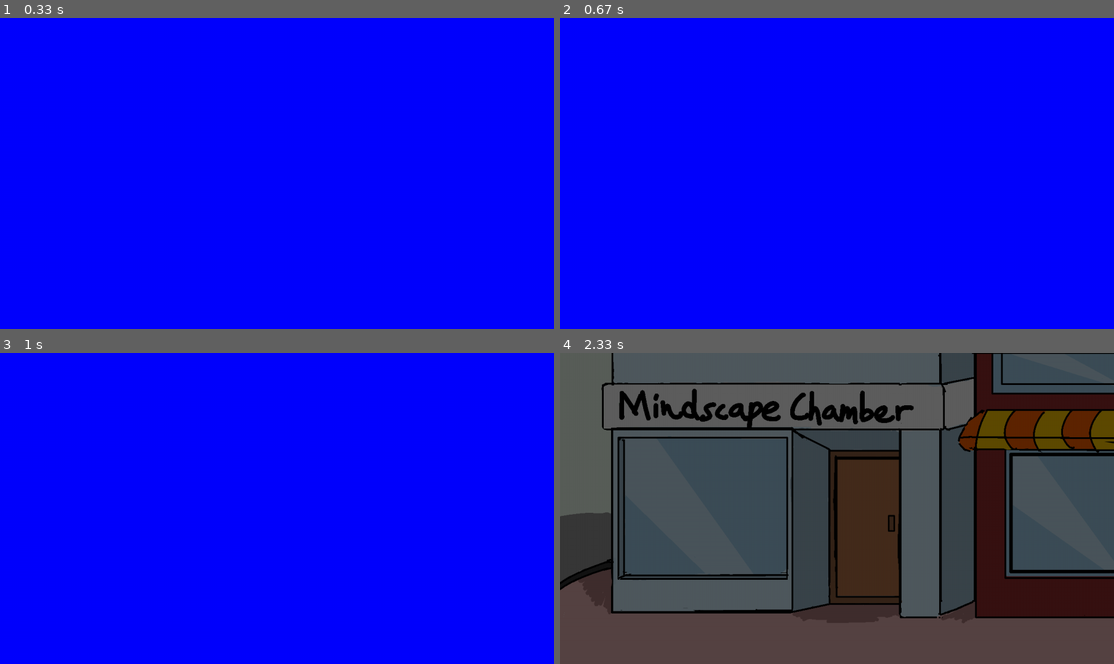
Above: before the commit, frames 1-4 (two rows, left to right).
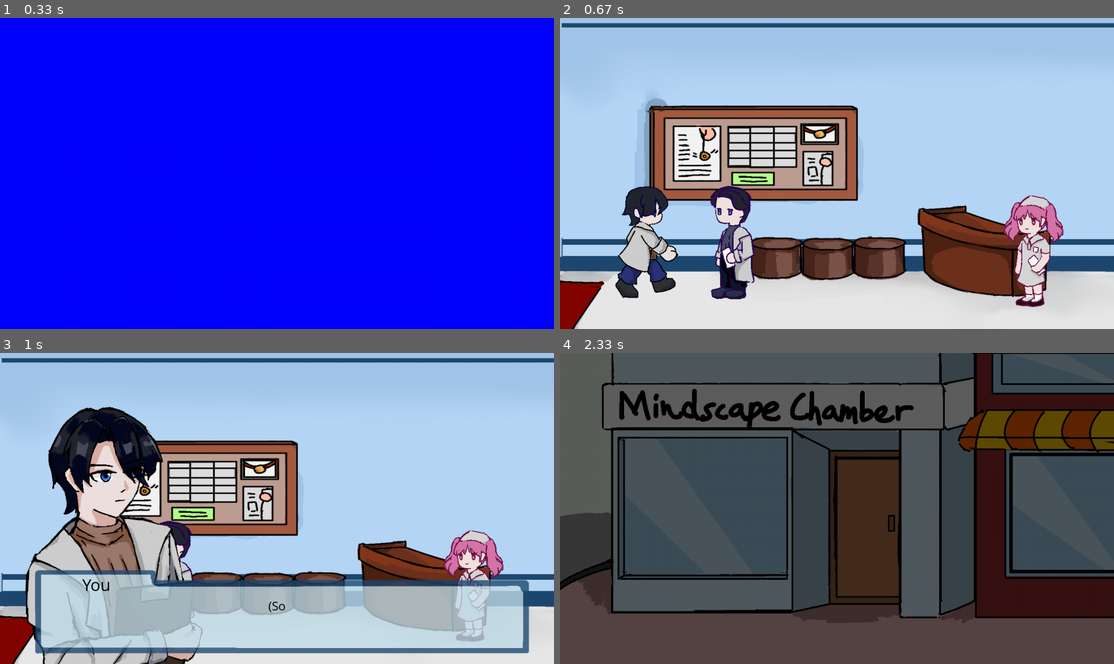
Above: after the commit, the same moments.

Repository: JoyYU271/2510-CSP1123-3-09
Game: pygame game, started from Intro1.py
The game is run twice, just before and just after one commit, with the same random seed, the same clock (stepped at 60 frames per second) and the same inputs.
Inputs:
- Up to frame 1 (0.33 s): no input
- Up to frame 2 (0.67 s): hold L from 0.33 s (still down); hold D from 0.33 s (still down)
- Up to frame 3 (1 s): release L at 0.8 s; release D at 0.8 s; tap Space at 0.83 s
- Up to frame 4 (2.33 s): tap T at 1.17 s; hold Esc 1.5-1.97 s; hold D 1.5-1.97 s; tap I at 2 s

Frame 1 is identical in both runs. In frame 2, 100% of the frame differs, in the area x 0-100%, y 0-100%; in frame 3, 100%; in frame 4, nothing differs.

Commit message:
Dean animation can't work

Diff:
--- a/Intro1.py
+++ b/Intro1.py
@@ -1,7 +1,7 @@
 import pygame
 import sys
 from pygame.locals import *
-from character_movement import *
+import character_movement
 import json
 
 
@@ -21,7 +21,7 @@
 
 dialog_box_img = pygame.image.load("picture/Character Dialogue/dialog boxxx.png").convert_alpha()
 
-player = doctor(100,520,4.5)
+player = character_movement.doctor(100,520,4.5)
 player.name = "You" # remember to put in class doctor
 moving_left = False
 moving_right = False
@@ -589,21 +589,13 @@
 
 npc_manager = NPCManager()
 
-nuva = NPC(1090,540,"Nuva")
-dean = NPC(400,520,"Dean")
 #patient1 = NPC(1000,500,"Zheng")
 #patient2 = NPC(400,500,"Emma")
 
 current_dialogue = None
 
-npc_manager.add_npc(nuva)
-npc_manager.add_npc(dean)
 #npc_manager.add_npc(patient1)
 #npc_manager.add_npc(patient2)
-
-dean_interacted = False
-
-current_dialogue = None
 
 class Game:
     def __init__(self):
@@ -622,24 +614,36 @@
 
         self.states = {'intro':self.intro, 'start':self.start, 'level':self.level}
 
+        nuva = NPC(1090,540,"Nuva")
+        dean = NPC(400,520,"Dean")
+        self.npc_manager.add_npc(nuva)
+        self.npc_manager.add_npc(dean)
+
     def run(self):
         running = True
         moving_left = False
         moving_right = False
-        run = False
+        run = True
+
         while running:
-            for event in pygame.event.get():
+            events = pygame.event.get()
+
+            # handle input once for everyone
+            moving_left, moving_right, run = character_movement.keyboard_input(events, moving_left, moving_right, run)
+
+            currentState = self.gameStateManager.get_state()
+
+            for event in events:
                 if event.type == pygame.QUIT:
-                    # pygame.quit()
-                    # sys.exit()
                     running = False
+                    sys.exit()
 
             #self.states[self.gameStateManager.get_state()].run()
 
-            currentState = self.gameStateManager.get_state()
-
             if currentState == 'level':
-                self.level.run(moving_left, moving_right, run, dean)
+                dean = next(npc for npc in self.npc_manager.npcs if npc.name == "Dean")
+                if dean:
+                    self.states['level'].run(moving_left, moving_right, run, dean)
             else:
                 self.states[currentState].run()
 
@@ -658,6 +662,9 @@
         if keys[pygame.K_i]:
             self.intro.start("chapter_1")
             self.gameStateManager.set_state('intro')
+        if keys[pygame.K_l]:
+            self.gameStateManager.set_state('level')
+
 
 #make plan to change by colliderect/position of player.rect
 
@@ -675,27 +682,29 @@
         self.cutscene_active = False
 
     def run(self, moving_left, moving_right, run, dean):
+        self.dean = dean
         keys = pygame.key.get_pressed()
         if self.background:
             self.display.blit(self.background, (0,0))
         else:
             self.display.fill('red')
 
+        # --- Movement ---
         if not self.current_dialogue or not self.current_dialogue.talking:
               is_moving = self.player.move(moving_left,moving_right)
-              self.player.update_animation(is_moving)
+              #self.player.update_animation(is_moving)
         else:
               is_moving = False
-              self.player.update_animation(is_moving)
-
+        self.player.update_animation(is_moving)
+
+        # --- Draw NPCs ---
         for npc in self.npc_manager.npcs:
-              screen.blit(npc.image,npc.rect)
-
-        self.player.draw(screen)
-
-        moving_left,moving_right,run =  keyboard_input(moving_left, moving_right, run)
-
-
+            #if not self.cutscene_active and npc.name == "Dean":
+                self.display.blit(npc.image,npc.rect)
+
+        self.player.draw(self.display)
+
+        # --- Dialogue logic ---
         nearest_npc = self.npc_manager.get_nearest_npc(self.player)
 
         #=====space======
@@ -710,7 +719,6 @@
 
             if self.current_dialogue:
                self.current_dialogue.handle_option_selection(keys)
-
 
             if not keys[pygame.K_SPACE]:
                   self.space_released = True
@@ -718,22 +726,55 @@
             self.current_dialogue.talking = False
             self.current_dialogue.options = []
 
-
+        # --- Draw dialogue if active ---
         if self.current_dialogue and self.current_dialogue.talking:
             self.current_dialogue.update()
-            self.current_dialogue.draw(screen)
-
+            self.current_dialogue.draw(self.display)
+
+
+        # --- Trigger 'walk away' cutscene ---
+        #if nearest_npc and nearest_npc.name == "Dean":
+            #if not self.current_dialogue.talking and not self.cutscene_active:
+        # if self.current_dialogue and not self.current_dialogue.talking:
+        #     if self.current_dialogue.npc.name == "Dean" and not self.cutscene_active:
+        #         print("Cutscene start!")
+        #         self.cutscene_active = True
+        #     #self.current_dialogue = None
+
+        # # --- Move Dean if cutscene is active ---
+        # if self.cutscene_active and self.current_dialogue.talking:
+        #     print(f"Dean X: {self.dean.rect.x}")
+        #     self.dean.rect.x -= 3  # adjust speed if needed
+        #     self.display.blit(self.dean.image, self.dean.rect)
+
+        #     if self.dean.rect.x < -self.dean.image.get_width():
+        #         if nearest_npc and nearest_npc.name == "Dean":
+        #             if self.cutscene_active and self.dean.rect.x < 0:
+        #                 self.cutscene_active = False
+        #                 print("Dean has exited the screen.")
 
         # --- Trigger cutscene ---
-        if nearest_npc and nearest_npc.name == "Dean":
-            if not self.current_dialogue.talking and not self.cutscene_active:
+        self.npc_name = npc.name
+        self.npc = npc
+        self.npc_data = all_dialogues.get(self.npc_name)
+        self.current_story = "chapter_1"
+        self.story_data = self.npc_data.get(self.current_story,[])
+        self.step = 0
+        entry = self.story_data[self.step]
+
+        if self.current_dialogue and not self.cutscene_active:
+            if nearest_npc and nearest_npc.name == "Dean":
                 print("Cutscene start!")
                 self.cutscene_active = True
-            if nearest_npc and nearest_npc.name == "Dean":
-                if self.cutscene_active and dean.rect.x < 0:
-                    self.cutscene_active = False
-                    print("Dean has exited the screen.")
-
+
+        if self.cutscene_active and entry.get("event") == "dean_exits":
+            self.dean.rect.x -= 3
+            if self.dean.rect.x < -self.dean.image.get_width():
+                        print("Dean has exited the screen.")
+                        self.cutscene_active = False
+
+
+        # --- Back to start screen ---
         if keys[pygame.K_t]:
             self.gameStateManager.set_state('start')
 
@@ -762,45 +803,3 @@
 # showing_intro = True
 # chapter_intro = SimpleChapterIntro()
 # chapter_intro.start("chapter_1")
-
-
-# # Main loop
-# running = True
-# while running:
-#     # Handle events
-#     for event in pygame.event.get():
-#         if event.type == pygame.QUIT:
-#             running = False
-#         elif event.type == pygame.KEYDOWN:
-#             if event.key == pygame.K_ESCAPE:
-#                 running = False
-#             elif event.key == pygame.K_r:
-#                 # Restart intro
-#                 chapter_intro.start("chapter_1")
-
-
-#     # Get keys
-#     keys = pygame.key.get_pressed()
-
-#     # Update and draw intro
-#     if chapter_intro.active:
-#         if chapter_intro.update(keys):
-#             chapter_intro.draw(screen)
-#             for event in pygame.event.get():
-#                 if event.type == pygame.QUIT:
-#                    running = False
-#                 elif event.type == pygame.KEYDOWN:
-#                     if event.key == pygame.K_r:
-#                         # Restart intro
-#                         chapter_intro.start("chapter_1")
-#                         print("Chapter intro restarting...")
-#         else:
-#             # If intro is no longer active, restart it
-#             print("Chapter intro finished")
-#             #chapter_intro.start("chapter_1")
-
-#     # Update display
-#     pygame.display.flip()
-#     clock.tick(FPS)
-# pygame.quit()
-# sys.exit()
--- a/NPC_dialog/NPC.json
+++ b/NPC_dialog/NPC.json
@@ -114,13 +114,13 @@
 
   "Dean":{
     "chapter_1":[
-        {"speaker" :"player","text":"(So this is the clinic…...)", "event": "transition_scene_1", "shown": false},
+        {"speaker" :"player","text":"(So this is the clinic…...)", "shown": false},
         {"speaker" :"npc","text":"It is 8:10 a.m. You're 50 minutes early.","shown": false},
         {"speaker" :"player","text":"I just wanted to familiarize myself with the environment...Father.","shown": false},
         {"speaker" :"narrator","text":"(When you called him 'Father' you notice his brow furrow slightly.)","shown": false},
         {"speaker" :"npc","text":"In the clinic, we are considered superior and subordinate. Try not to call me ‘Father’ here.","shown": false},
-        {"speaker" :"npc","text":"I should go now, I have a meeting to attend. Feel free to look around your own.","shown": false},
-        {"speaker" :"narrator","text":"(He exits the clinic.)", "event": "dean_exit_cutscene", "shown": false},
+        {"speaker" :"npc","text":"I should go now, I have a meeting to attend. Feel free to look around your own.","event": "dean_exits", "shown": false},
+        {"speaker" :"narrator","text":"(He exits the clinic.)", "shown": false},
         {"speaker" :"player","text":"(Before exploring, I should send a message to mom.)","shown": false},
         {"speaker" :"player","text":"(You take out your phone and open the chat with your mother.)","shown": false},
         {"speaker" :"narrator","text":"(However,the chat is filled with your own messages.She doesn't read or reply to them.) ","shown": false},
--- a/character_movement.py
+++ b/character_movement.py
@@ -90,27 +90,26 @@
     def draw(self,screen):
         screen.blit (pygame.transform.flip(self.image,self.flip,False),self.rect)
 
-def keyboard_input(moving_left, moving_right, run) :
-        for event in pygame.event.get():
-
+def keyboard_input(events, moving_left, moving_right, run) :
+        for event in events:
            if event.type == pygame.QUIT:
-              run = False
+                run = False
 
         # Keyboard button pressed
            if event.type == KEYDOWN :
               if event.key == K_a:
-                moving_left = True
+                    moving_left = True
               if event.key == K_d:
-                moving_right = True
+                    moving_right = True
 
         # keyboard button released
            if event.type == KEYUP :
                if event.key == K_a:
-                moving_left = False
+                    moving_left = False
                if event.key == K_d:
-                moving_right = False
+                    moving_right = False
                if event.key == K_ESCAPE:
-                run = False
+                    run = False
         return moving_left,moving_right,run
 
 
